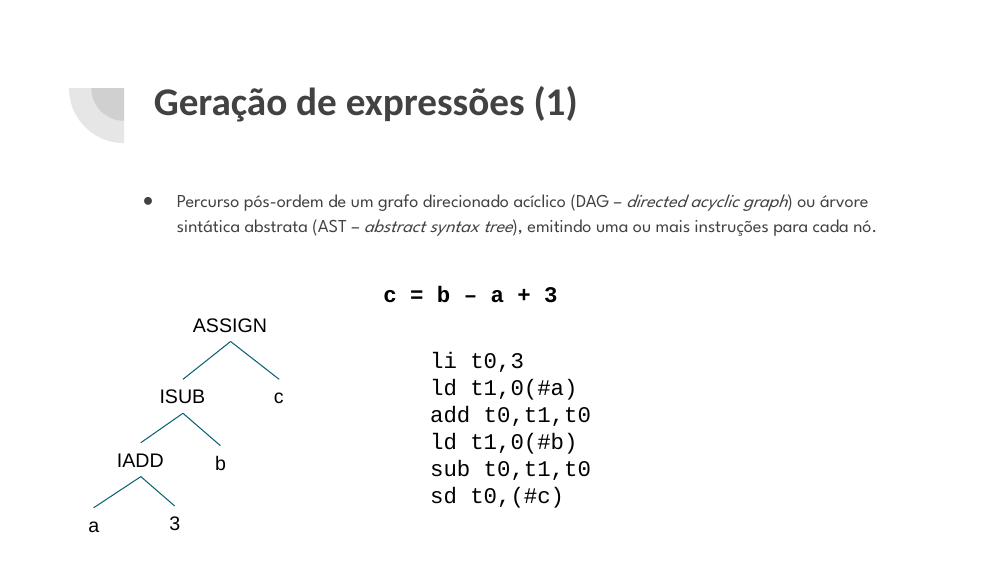
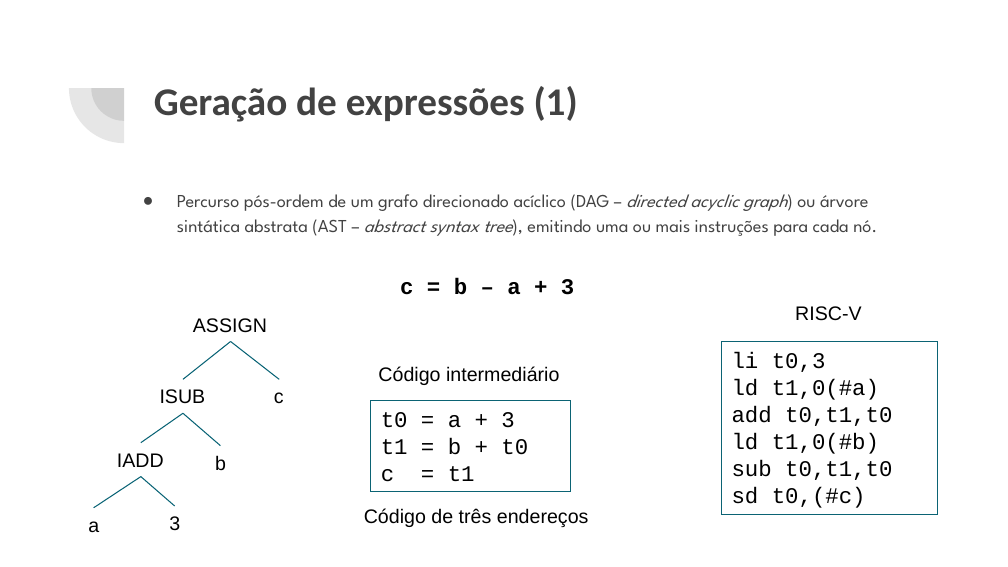
Before and after one commit to ajholanda/edu-compiladores, a slide deck: slide 9 of slides/geracao_codigo.pptx. Drawn at 1008x567 pixels with LibreOffice and Linux fonts; fonts in the diff are those of the drawing. Boxes give left, top, right and bottom in pixels: in the first picture for what was removed or moved away, otherwise in the second. Text is boxed around its words. In the diff, an @@ line names an element or a change of style, - is before the commit and + after.

```diff
--- a/slides/geracao_codigo.pptx
+++ b/slides/geracao_codigo.pptx
@@ text "c = b – a ..." moved from (x1=383, y1=286, x2=557, y2=303) to (x1=400, y1=278, x2=574, y2=295) @@
@@ text added at (x1=795, y1=306, x2=861, y2=321), 14 pt, text #000000 @@
+RISC-V
@@ rectangle "li t0,3" resized from (x1=430, y1=352, x2=591, y2=508) to (x1=722, y1=342, x2=937, y2=515) @@
@@ rectangle "li t0,3" at (x1=722, y1=342, x2=937, y2=515): outline none to #0B6374 0.75 pt @@
@@ text added at (x1=378, y1=366, x2=559, y2=385), 14 pt, text #000000 @@
+Código intermediário
@@ rectangle added at (x1=371, y1=400, x2=571, y2=492), outline #0B6374 0.75 pt, 16 pt, text #000000 @@
+t0 = a + 3
+t1 = b + t0
+c = t1
@@ text added at (x1=364, y1=508, x2=589, y2=527), 14 pt, text #000000 @@
+Código de três endereços
```
Also in this commit, not shown: 3 slides added.
